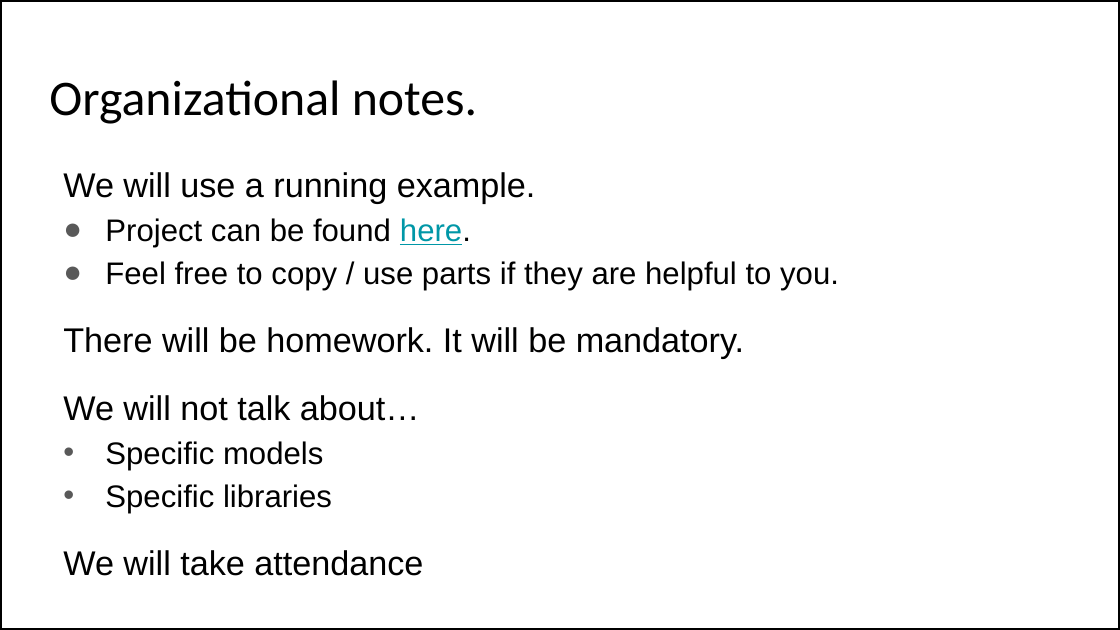
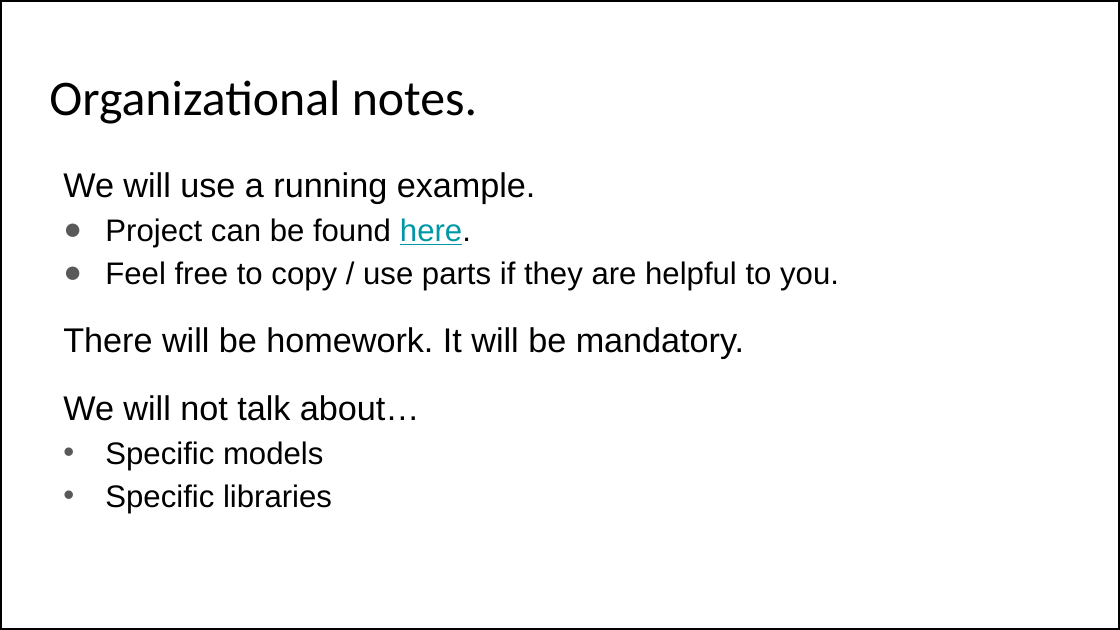
Before and after one commit to frank-trollmann/machine-learning_example-project, a slide deck: slide 4 of documentation/Session 1.pptx. Drawn at 1120x630 pixels with LibreOffice and Linux fonts; fonts in the diff are those of the drawing. Boxes give left, top, right and bottom in pixels: in the first picture for what was removed or moved away, otherwise in the second. Text is boxed around its words. In the diff, an @@ line names an element or a change of style, - is before the commit and + after.

```diff
--- a/documentation/Session 1.pptx
+++ b/documentation/Session 1.pptx
@@ text at <box>63,550,423,576</box>: paragraph removed @@
-We will take attendance
```
Also in this commit, not shown: 6 other slides changed, 2 other files.
